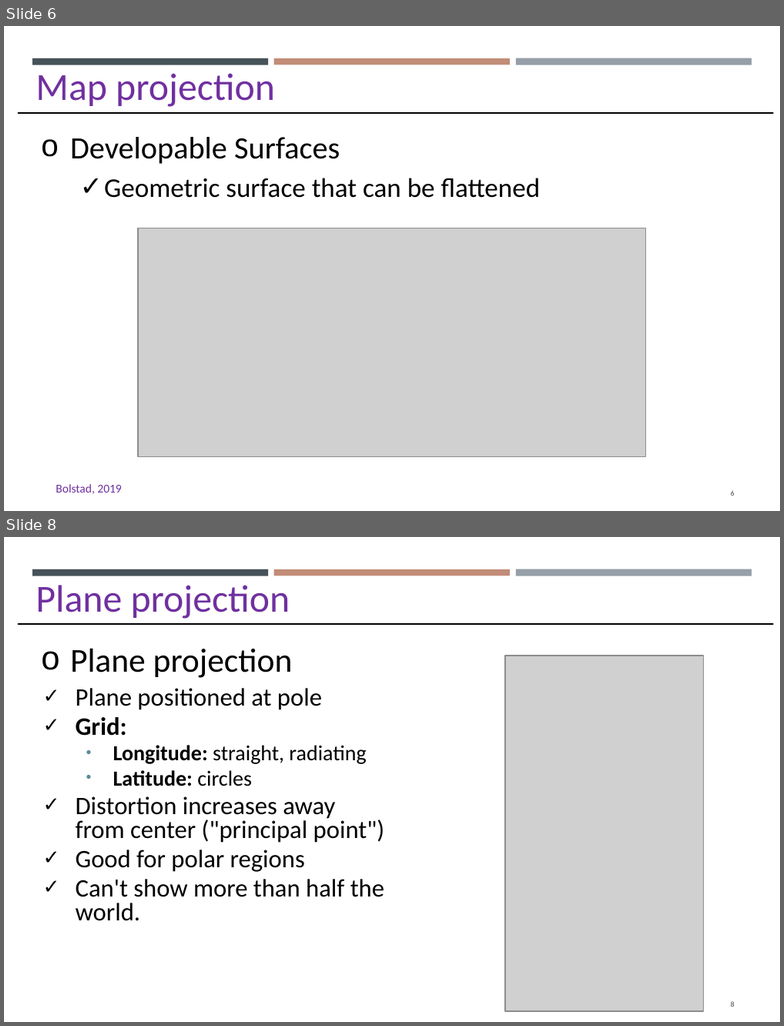
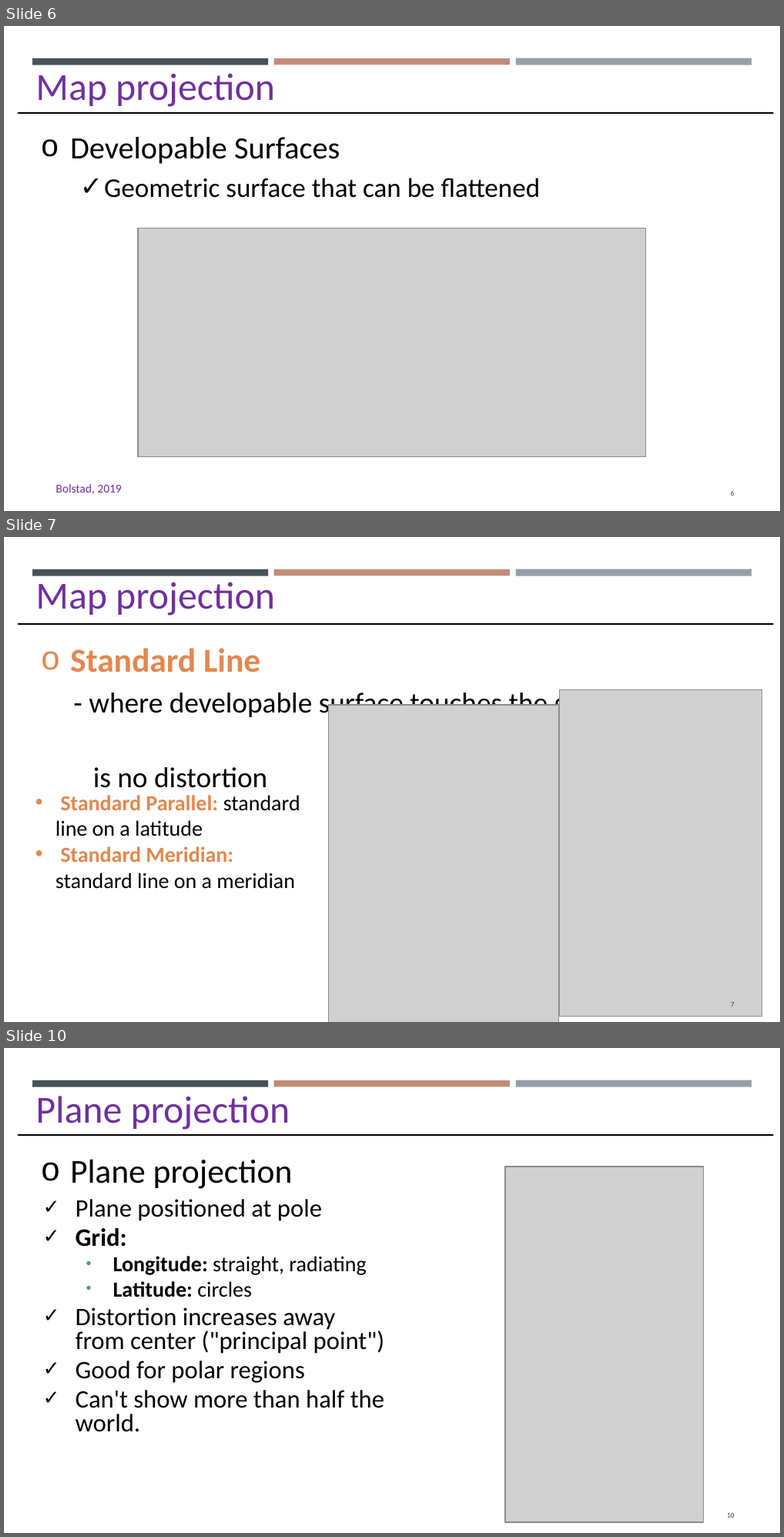
Before and after one commit to gisynw/GIS_I, a slide deck: docs/Lectures/Week03/Lecture02_GEOG2475_Datum_Thursday.pptx. Shown one above the other, each under a label of ours: slides 6 and 8 before the commit, slides 6, 7 and 10 after it; the slides between them are not shown. The pictures are 784x1026 and 784x1537 pixels, drawn with LibreOffice and Linux fonts; fonts in the diff are those of the drawing; grey boxes stand for pictures. Boxes give left, top, right and bottom in pixels: in the first picture for what was removed or moved away, otherwise in the second. Text is boxed around its words. In the diff, an @@ line names an element or a change of style, - is before the commit and + after.

Commit message:
update projection

```diff
--- a/docs/Lectures/Week03/Lecture02_GEOG2475_Datum_Thursday.pptx
+++ b/docs/Lectures/Week03/Lecture02_GEOG2475_Datum_Thursday.pptx
@@ slide 7 added at [4,537,780,1022], background #FFFFFF; not listed: 3 template elements that a slide beside it also shows @@
@@ text added at [36,582,275,616], 32 pt, text #7030A0 @@
+Map projection
@@ line added from (19, 624) to (773, 624), #000000 1.75 pt @@
@@ text added at [70,648,739,788], 24 pt, text #000000 @@
+o Standard Line
+- where developable surface touches the globe and there
+is no distortion
@@ picture added at [559,689,762,1016] @@
@@ picture added at [329,705,559,1022] @@
@@ text added at [56,795,300,889], 18 pt, text #000000 @@
+  • Standard Parallel: standard line on a latitude
+  • Standard Meridian: standard line on a meridian
@@ page number added at [731,1002,735,1007], 6.1 pt, text #404040 @@
+7
@@ what was slide 8 is now slide 10 @@
@@ page number at [727,1513,735,1518]: text changed @@
-8
+10
```
Also in this commit, not shown: 11 slides changed, 4 other slides added, 2 slides removed, 2 other files.
